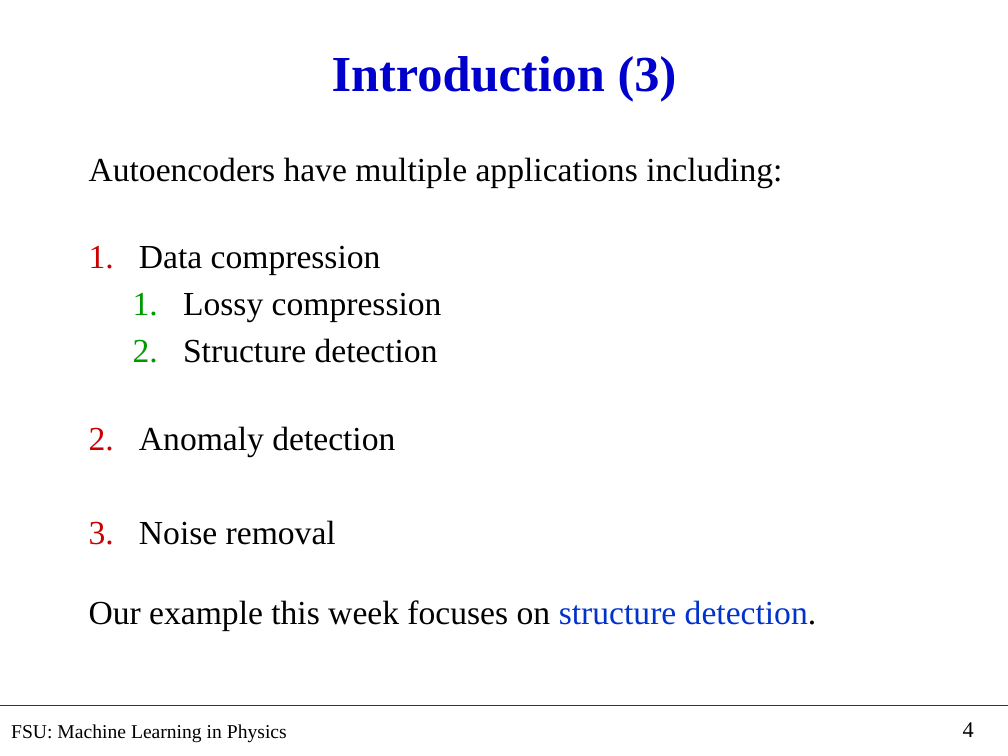
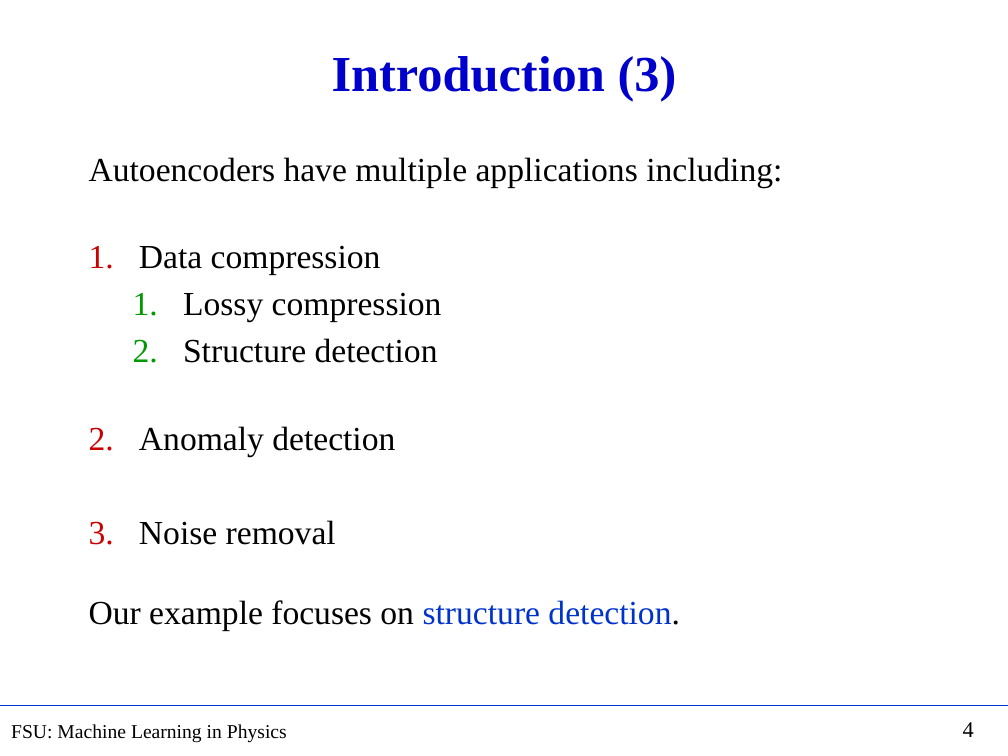
Before and after one commit to hbprosper/mlinphysics, a slide deck: slide 4 of Lectures/05.AE/Lecture_AE.pptx. Drawn at 1008x756 pixels with LibreOffice and Linux fonts; fonts in the diff are those of the drawing. Boxes give left, top, right and bottom in pixels: in the first picture for what was removed or moved away, otherwise in the second. Text is boxed around its words. In the diff, an @@ line names an element or a change of style, - is before the commit and + after.

```diff
--- a/Lectures/05.AE/Lecture_AE.pptx
+++ b/Lectures/05.AE/Lecture_AE.pptx
@@ text at (x1=89, y1=600, x2=680, y2=631): text changed @@
-Our example this week focuses on structure detection.
+Our example focuses on structure detection.
```
Also in this commit, not shown: 7 other slides changed, 2 other files.
